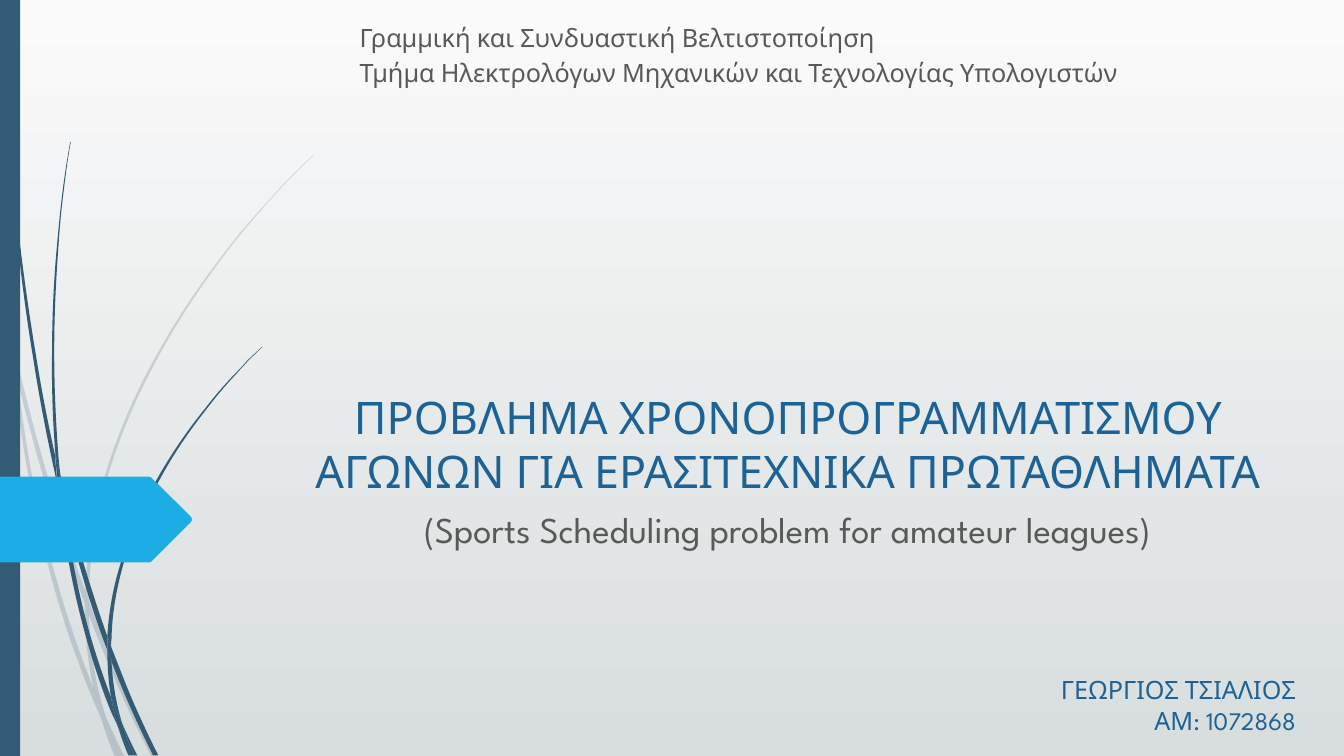
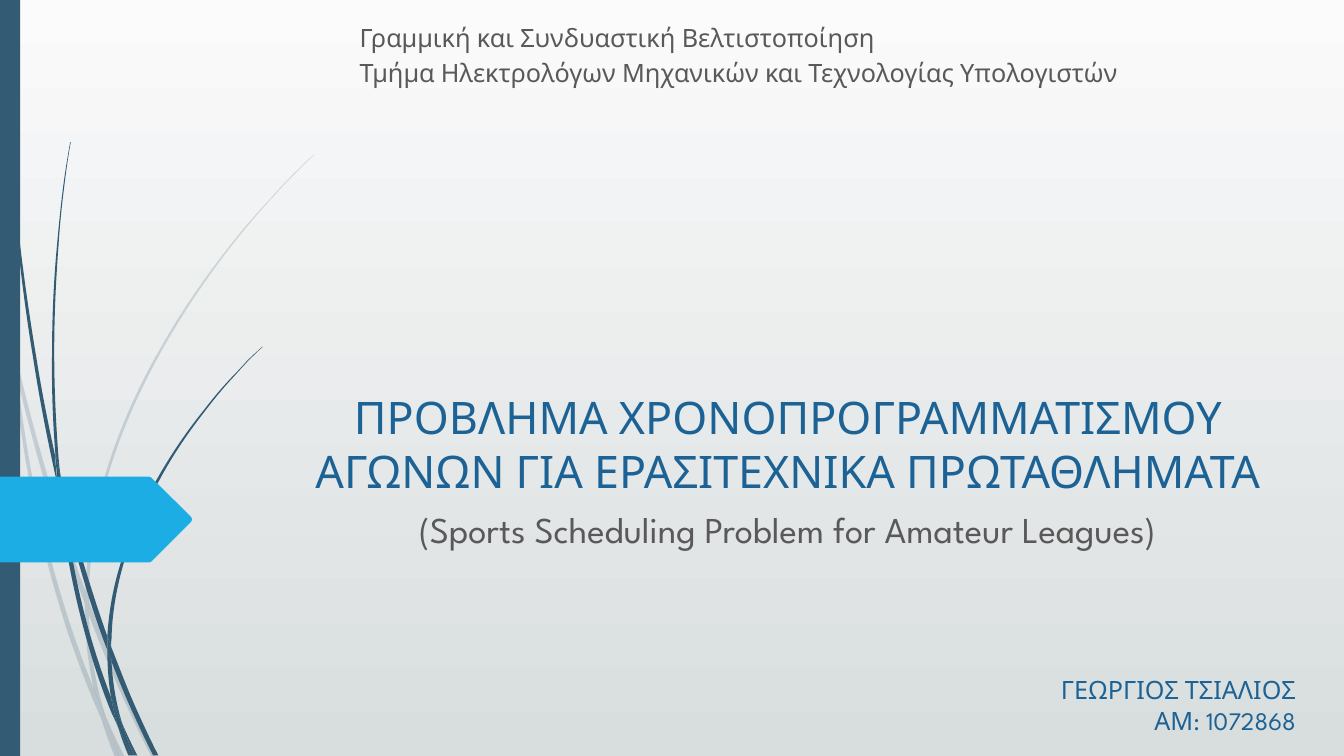
Before and after one commit to GeorgeTsialios/Sports-scheduling-for-amateur-leagues, a slide deck: slide 1 of Presentation.pptx. Drawn at 1344x756 pixels with LibreOffice and Linux fonts; fonts in the diff are those of the drawing. Boxes give left, top, right and bottom in pixels: in the first picture for what was removed or moved away, otherwise in the second. Text is boxed around its words. In the diff, an @@ line names an element or a change of style, - is before the commit and + after.

```diff
--- a/Presentation.pptx
+++ b/Presentation.pptx
@@ subtitle at bbox=[419, 517, 1156, 551]: text changed @@
-(Sports Scheduling problem for amateur leagues)
+(Sports Scheduling Problem for Amateur Leagues)
```
Also in this commit, not shown: 2 other slides changed, 2 slides added, 1 other file.
